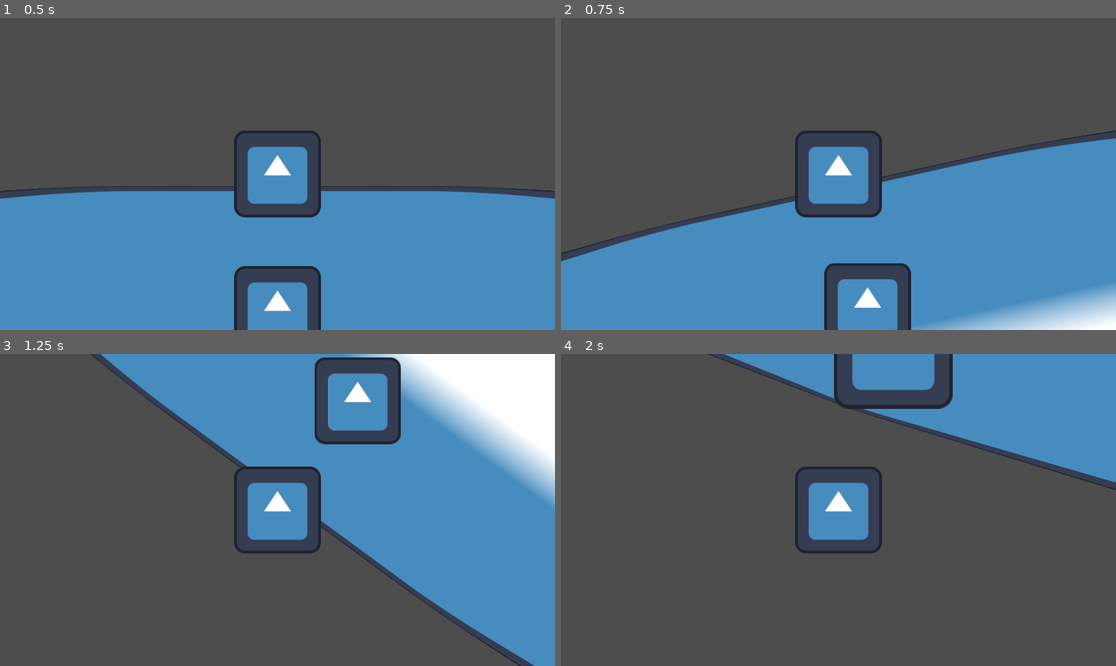
Above: before the commit, frames 1-4 (two rows, left to right).
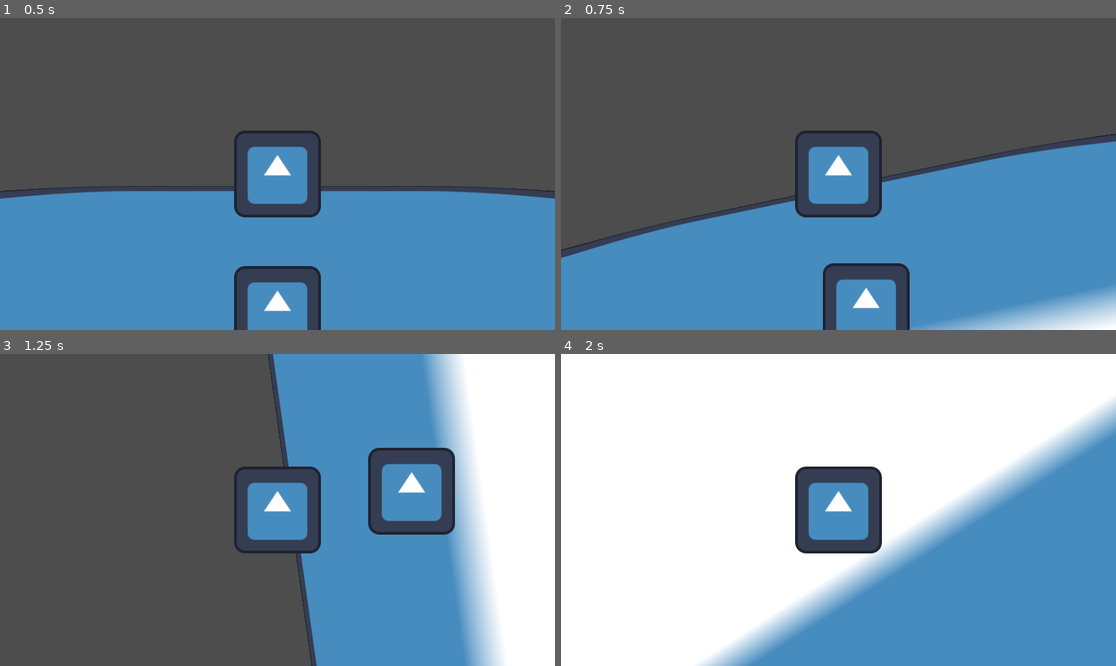
Above: after the commit, the same moments.

Repository: cyan-teal/flying-bullet-3d
Game: Godot game, scene res://scenes/game.tscn
The game is run twice, just before and just after one commit, with the same random seed, the same clock (stepped at 60 frames per second) and the same inputs. The engine's default icon, where the game draws it, is replaced by a stand-in: a white triangle on a blue panel in a dark square.
Inputs:
- Up to frame 1 (0.5 s): no input
- Up to frame 2 (0.75 s): tap Enter at 0.5 s; hold Right (turn_right) from 0.53 s (still down)
- Up to frame 3 (1.25 s): keep holding Right (turn_right)
- Up to frame 4 (2 s): release Right (turn_right) at 1.28 s; hold Down (turn_down) from 1.28 s (still down)

Frame 1 is identical in both runs. In frame 2, 1.5% of the frame differs, in the area x 0-100%, y 36-100%; in frame 3, 36%; in frame 4, 95%, in the area x 0-100%, y 0-100%.

Commit message:
Add drag for pitch and roll

Diff:
--- a/flying-bullet-3d/scripts/bullet.gd
+++ b/flying-bullet-3d/scripts/bullet.gd
@@ -4,6 +4,8 @@
 const THRUST_STRENGTH: float = 1.0
 const PITCH_STRENGTH: float = 10.0
 const ROLL_STRENGTH: float = 10.0
+const PITCH_DRAG_COEFFICIENT: float = 0.65
+const ROLL_DRAG_COEFFICIENT: float = 0.065
 
 var pitch_velocity: float
 var roll_velocity: float
@@ -46,12 +48,25 @@
 		roll_velocity -= ROLL_STRENGTH * delta
 	elif right_pressed:
 		roll_velocity += ROLL_STRENGTH * delta
+	var roll_drag: float = roll_velocity * roll_velocity * PITCH_DRAG_COEFFICIENT * delta
+	if roll_velocity > 0:
+		roll_drag *= -1
+	roll_velocity += roll_drag
 	global_rotate(transform.basis.z, roll_velocity * delta)
 
 	if up_pressed:
 		pitch_velocity += ROLL_STRENGTH * delta
 	elif down_pressed:
 		pitch_velocity -= ROLL_STRENGTH * delta
+	var pitch_drag: float = pitch_velocity * pitch_velocity * PITCH_DRAG_COEFFICIENT * delta
+	if pitch_velocity > 0:
+		pitch_drag *= -1
+	pitch_velocity += pitch_drag
 	global_rotate(transform.basis.x, pitch_velocity * delta)
 
 	orthonormalize()
+
+
+
+	velocity += Vector3.MODEL_FRONT * THRUST_STRENGTH * delta
+	#move_and_collide(velocity)
